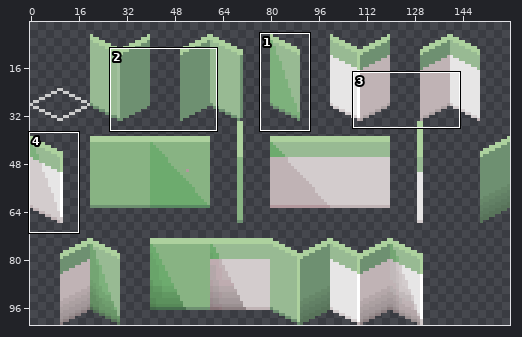
Edited in one commit: sprite sheet (tileset/wall.png). The picture above shows the old version from afar; the outline marks the close-up.
Close-up. Earlier state:
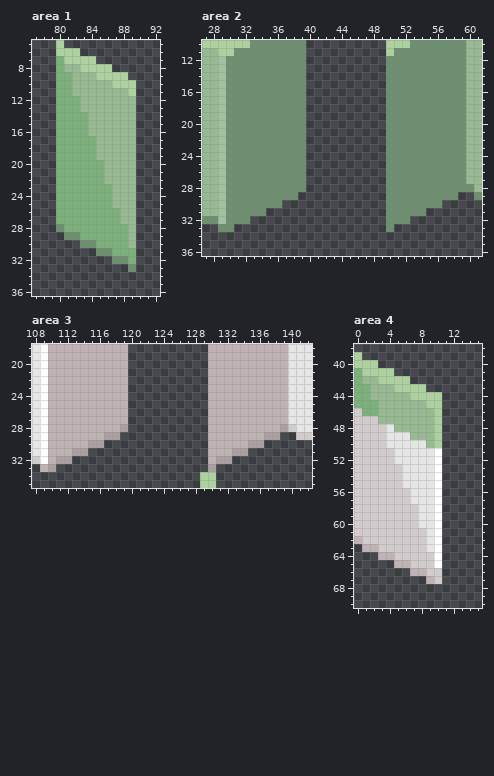
The file is 160x102 pixels. Colours within 5 levels of each other are drawn and written as one. Shown: area 1: x 77..92, y 5..36; area 2: x 27..61, y 10..36; area 3: x 108..142, y 18..35; area 4: x 0..15, y 38..70. The wide view leaves out empty margins. The commit also changed other parts of the picture, which this record leaves out.
After the commit:
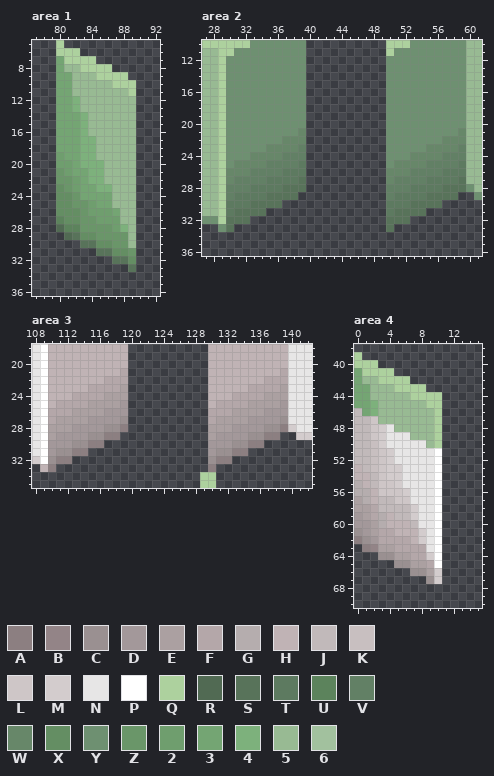
Palette (. is transparent): A #8c7f81  B #938487  C #9a9091  D #a3989a  E #aba0a1  F #b4a7a9  G #b5adae  H #c0b3b5  J #c1b9ba  K #c8bfc0  L #cec6c7  M #d3cccd  N #e7e6e6  P #ffffff  Q #add19e  R #516a53  S #58735a  T #5d7a60  U #5c835c  V #628065  W #678769  X #648e63  Y #6e9071  Z #6a9669  2 #6f9e6e  3 #74a573  4 #7db17c  5 #98ba93  6 #a2c19e
Diff:
--- area 1
@@ x 77..92 @@
  6 ...QQQ..........
- 7 ...4QQQQ........
- 8 ...455QQQQ......
- 9 ...44555QQQQ....
-10 ...4455555QQQ...
-11 ...445555555Q...
-12 ...4445555555...
-13 ...4445555555...
-14 ...4444555555...
-15 ...4444555555...
-16 ...4444555555...
-17 ...4444455555...
-18 ...4444455555...
-19 ...4444455555...
-20 ...4444445555...
-21 ...4444445555...
-22 ...4444445555...
-23 ...4444444555...
-24 ...4444444555...
-25 ...4444444555...
-26 ...4444444455...
-27 ...4444444455...
-28 ...Y444444445...
-29 ....YY4444445...
-30 ......YY44445...
-31 ........YY444...
-32 ..........YY4...
-33 ............Y...
+ 7 ...3QQQQ........
+ 8 ...355QQQQ......
+ 9 ...33555QQQQ....
+10 ...3355555QQQ...
+11 ...335555555Q...
+12 ...3345555555...
+13 ...3345555555...
+14 ...3334555555...
+15 ...3334555555...
+16 ...3334555555...
+17 ...3334455555...
+18 ...3334455555...
+19 ...2334455555...
+20 ...2234445555...
+21 ...Z233445555...
+22 ...ZZ23445555...
+23 ...XZ23344555...
+24 ...XXZ3333555...
+25 ...XXZZ233555...
+26 ...XXXZ222355...
+27 ...UXXZZ22255...
+28 ...RUUZZZZ245...
+29 ....RSXXZZZZ5...
+30 ......SSXXZZ5...
+31 ........SSXXZ...
+32 ..........SSX...
+33 ............S...
 34 ................
--- area 2
@@ x 27..61 @@
 11 55QQYYYYYYYYY..........QYYYYYYYYY55
-12 556YYYYYYYYYY..........YYYYYYYYYY55
-13 556YYYYYYYYYY..........YYYYYYYYYY55
-14 556YYYYYYYYYY..........YYYYYYYYYY55
-15 556YYYYYYYYYY..........YYYYYYYYYY55
-16 556YYYYYYYYYY..........YYYYYYYYYY55
-17 556YYYYYYYYYY..........YYYYYYYYYY55
-18 556YYYYYYYYYY..........YYYYYYYYYY55
-19 556YYYYYYYYYY..........YYYYYYYYYY55
-20 556YYYYYYYYYY..........YYYYYYYYYY55
-21 556YYYYYYYYYY..........YYYYYYYYYY55
-22 556YYYYYYYYYY..........YYYYYYYYYY55
-23 556YYYYYYYYYY..........YYYYYYYYYY55
-24 556YYYYYYYYYY..........YYYYYYYYYY55
-25 556YYYYYYYYYY..........YYYYYYYYYY55
-26 556YYYYYYYYYY..........YYYYYYYYYY55
-27 556YYYYYYYYYY..........YYYYYYYYYY55
-28 556YYYYYYYYYY..........YYYYYYYYYYY5
-29 556YYYYYYYYY...........YYYYYYYYY..Y
-30 556YYYYYYY.............YYYYYYY.....
-31 556YYYYY...............YYYYY.......
-32 YY6YYY.................YYY.........
-33 ..YY...................Y...........
+12 55QYYYYYYYYYY..........YYYYYYYYYY55
+13 55QYYYYYYYYYY..........YYYYYYYYYY55
+14 55QYYYYYYYYYY..........YYYYYYYYYY55
+15 55QYYYYYYYYYY..........YYYYYYYYYY55
+16 55QYYYYYYYYYY..........YYYYYYYYYY55
+17 55QYYYYYYYYYY..........YYYYYYYYYY55
+18 55QYYYYYYYYYY..........YYYYYYYYYY55
+19 55QYYYYYYYYYY..........YYYYYYYYYY55
+20 55QYYYYYYYYYY..........YYYYYYYYYY55
+21 55QYYYYYYYYYW..........YYYYYYYYYW55
+22 55QYYYYYYYWWW..........YYYYYYYWWW55
+23 55QYYYYYWWWWV..........YYYYYWWWWV55
+24 55QYYYWWWWVVV..........YYYWWWWVVV55
+25 55QYWWWWVVVVT..........YWWWWVVVVT55
+26 55QWWWVVVVTTT..........WWWVVVVTTT55
+27 55QWVVVVTTTTS..........WVVVVTTTTS55
+28 55QVVVTTTTSSS..........VVVTTTTSSSY5
+29 55QVTTTTSSSS...........VTTTTSSSS..Y
+30 55QTTTSSSS.............TTTSSSS.....
+31 55QTSSSS...............TSSSS.......
+32 YYQSSS.................SSS.........
+33 ..YS...................S...........
 34 ...................................
--- area 3
@@ x 108..142 @@
 20 NPHHHHHHHHHH..........HHHHHHHHHHNNN
-21 NPHHHHHHHHHH..........HHHHHHHHHHNNN
-22 NPHHHHHHHHHH..........HHHHHHHHHHNNN
-23 NPHHHHHHHHHH..........HHHHHHHHHHNNN
-24 NPHHHHHHHHHH..........HHHHHHHHHHNNN
-25 NPHHHHHHHHHH..........HHHHHHHHHHNNN
-26 NPHHHHHHHHHH..........HHHHHHHHHHNNN
-27 NPHHHHHHHHHH..........HHHHHHHHHHNNN
-28 NPHHHHHHHHHE..........HHHHHHHHHEMNN
-29 NPHHHHHHHEE...........HHHHHHHEE..MM
-30 NPHHHHHEE.............HHHHHEE......
-31 NPHHHEE...............HHHEE........
-32 MPHEE.................HEE..........
-33 .HE...................E............
+21 NPHHHHHHHHHF..........HHHHHHHHHFNNN
+22 NPHHHHHHHFFF..........HHHHHHHFFFNNN
+23 NPHHHHHFFFFE..........HHHHHFFFFENNN
+24 NPHHHFFFFEEE..........HHHFFFFEEENNN
+25 NPHFFFFEEEED..........HFFFFEEEEDNNN
+26 NPFFFEEEEDDD..........FFFEEEEDDDNNN
+27 NPFEEEEDDDDC..........FEEEEDDDDCNNN
+28 NPEEEDDDDCCA..........EEEDDDDCCAMNN
+29 NPEDDDDCCAA...........EDDDDCCAA..MM
+30 NPDDDCCAA.............DDDCCAA......
+31 NPDCCAA...............DCCAA........
+32 MPCAA.................CAA..........
+33 .HA...................A............
 34 .....................QQ............
--- area 4
@@ x 0..15 @@
 40 QQQ.............
-41 4QQQQ...........
-42 455QQQQ.........
-43 44555QQQQ.......
-44 4455555QQQQ.....
-45 444555555QQ.....
-46 M445555555Q.....
-47 MMM5555555Q.....
-48 MMMMN55555Q.....
-49 MMMMNNN555Q.....
-50 MMMMNNNNN5Q.....
-51 MMMMMNNNNNP.....
-52 MMMMMNNNNNP.....
-53 MMMMMMNNNNP.....
-54 MMMMMMNNNNP.....
-55 MMMMMMNNNNP.....
-56 MMMMMMMNNNP.....
-57 MMMMMMMNNNP.....
-58 MMMMMMMMNNP.....
-59 MMMMMMMMNNP.....
-60 MMMMMMMMNNP.....
-61 MMMMMMMMMNP.....
-62 HMMMMMMMMNP.....
-63 .HHMMMMMMNP.....
-64 ...HHMMMMMP.....
-65 .....HHMMMP.....
-66 .......HHMM.....
-67 .........HM.....
+41 3QQQQ...........
+42 355QQQQ.........
+43 33555QQQQ.......
+44 3355555QQQQ.....
+45 334555555QQ.....
+46 J345555555Q.....
+47 JJL5555555Q.....
+48 JJLMN55555Q.....
+49 JJLMNNN555Q.....
+50 JJKMNNNNN5Q.....
+51 JJKLMNNNNNP.....
+52 JJKLMNNNNNP.....
+53 HJKLMMNNNNP.....
+54 HHJLMMNNNNP.....
+55 GHJLLMNNNNP.....
+56 GGHLLLMNNNP.....
+57 EGHJJLLNNNP.....
+58 EEFJJJJMNNP.....
+59 DEFGHJJMNNP.....
+60 DDEGHHHJNNP.....
+61 CDEFFHHHMNP.....
+62 ACDFFFFHMNP.....
+63 .ABEEFFFFNP.....
+64 ...CCEEFFMP.....
+65 .....CCEEFP.....
+66 .......CCEM.....
+67 .........CM.....
 68 ................
Pixel boxes of the changes (left, top, right, bottom) in both close-ups:
changed: (56, 56, 136, 272)
changed: (218, 56, 306, 232)
changed: (386, 128, 466, 232)
changed: (48, 368, 128, 472)
changed: (208, 368, 288, 472)
changed: (354, 368, 434, 584)
